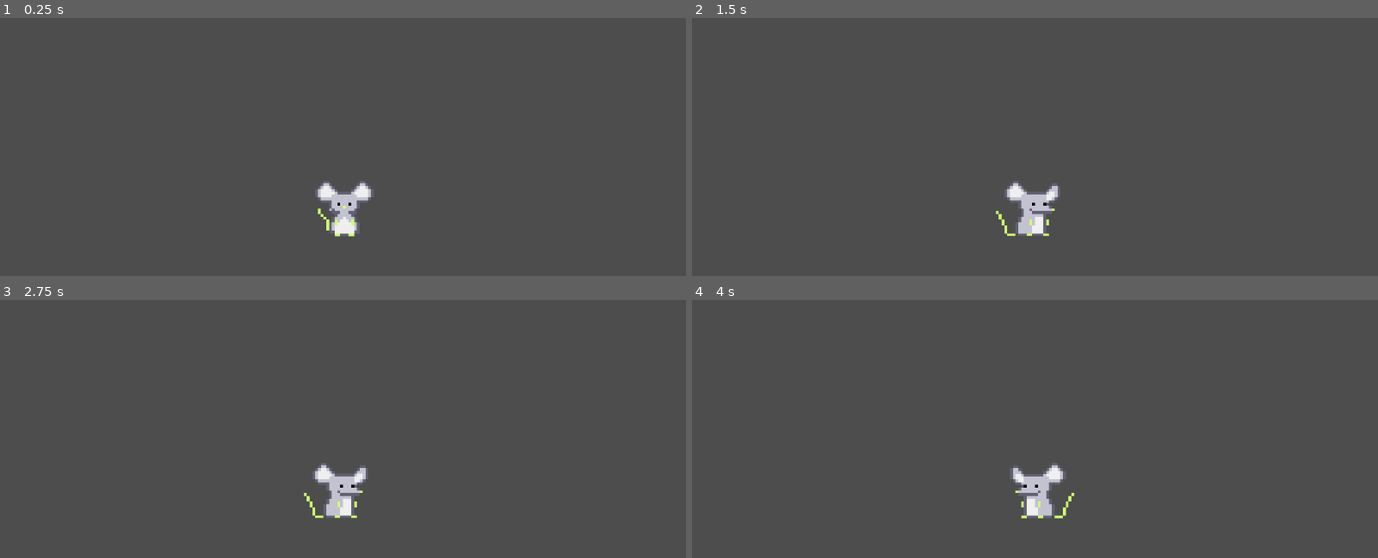
Above: before the commit, frames 1-4 (two rows, left to right).
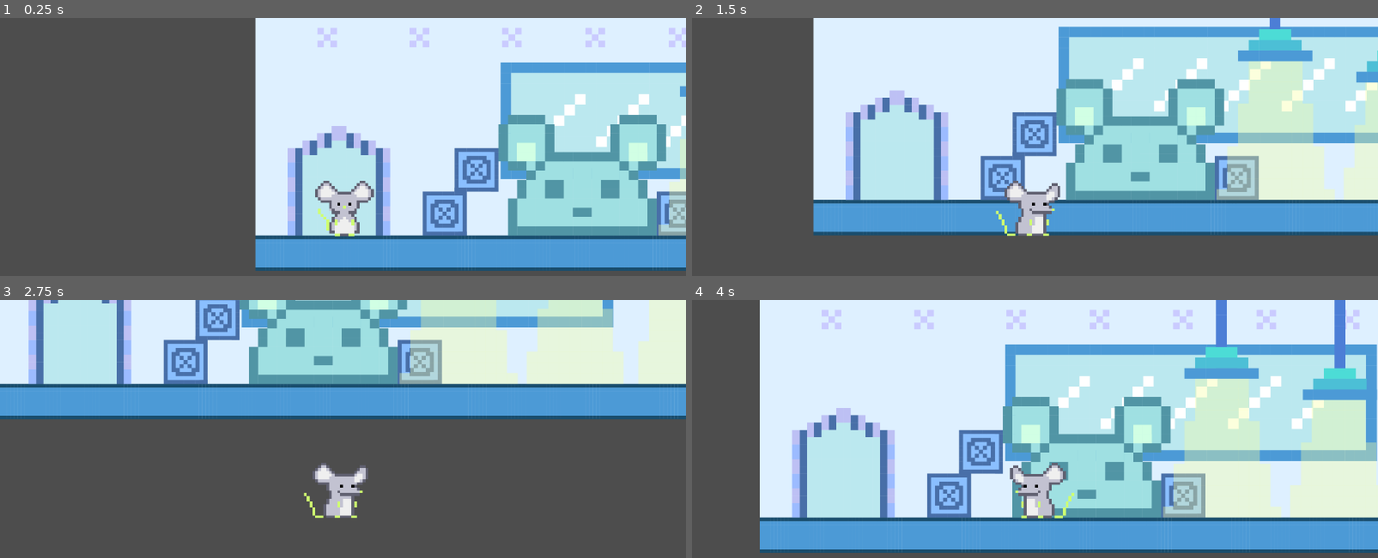
Above: after the commit, the same moments.

Repository: Wendy-zhenyiwang/2D-Group
Game: Godot game, scene res://main.tscn
Same seed, same stepped clock (60 frames per second), same inputs: the game is played once before the commit and once after it.
Inputs:
- Up to frame 1 (0.25 s): no input
- Up to frame 2 (1.5 s): hold Right (ui_right) 0.53-1.28 s; hold Down (ui_down) from 1.28 s (still down)
- Up to frame 3 (2.75 s): release Down (ui_down) at 2.03 s; hold Right (ui_right) from 2.03 s (still down)
- Up to frame 4 (4 s): release Right (ui_right) at 2.78 s; hold Up (ui_up) 2.78-3.53 s; hold Left (ui_left) from 3.53 s (still down)

The runs differ from the first frame. In frame 1, 61% of the frame differs, in the area x 37-100%, y 0-99%; in frame 2, 68%; in frame 3, 46%; in frame 4, 87%, in the area x 9-100%, y 0-99%.

Commit message:
Map added

Diff:
--- a/the-cheezy-escape/main.tscn
+++ b/the-cheezy-escape/main.tscn
@@ -1,7 +1,13 @@
-[gd_scene load_steps=2 format=3 uid="uid://dtu2o8w8bl423"]
+[gd_scene load_steps=3 format=3 uid="uid://dtu2o8w8bl423"]
 
+[ext_resource type="Texture2D" uid="uid://ctbqp0v1q863k" path="res://MAP.png" id="1_5wk2p"]
 [ext_resource type="PackedScene" uid="uid://bpxh34uy2f0wy" path="res://player.tscn" id="1_dv6bk"]
 
 [node name="main" type="Node2D"]
 
+[node name="Map" type="Sprite2D" parent="."]
+position = Vector2(744, -789)
+scale = Vector2(0.428632, 0.428632)
+texture = ExtResource("1_5wk2p")
+
 [node name="player" parent="." instance=ExtResource("1_dv6bk")]
Binary file added: the-cheezy-escape/MAP.png
Not shown, added: the-cheezy-escape/MAP.png.import
